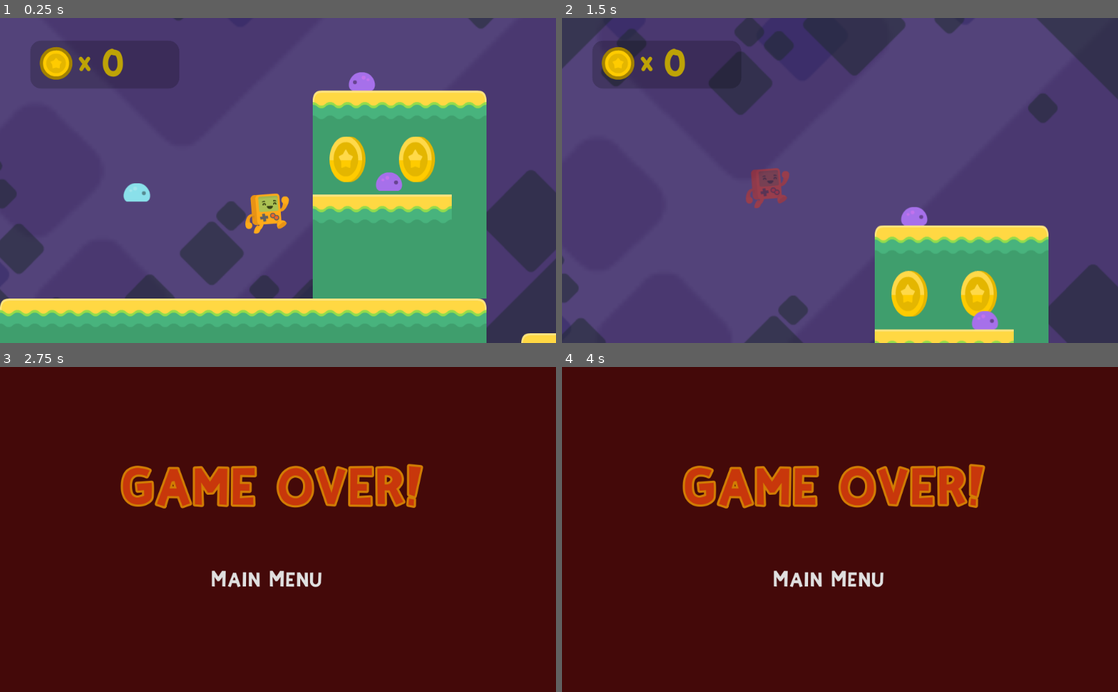
Above: before the commit, frames 1-4 (two rows, left to right).
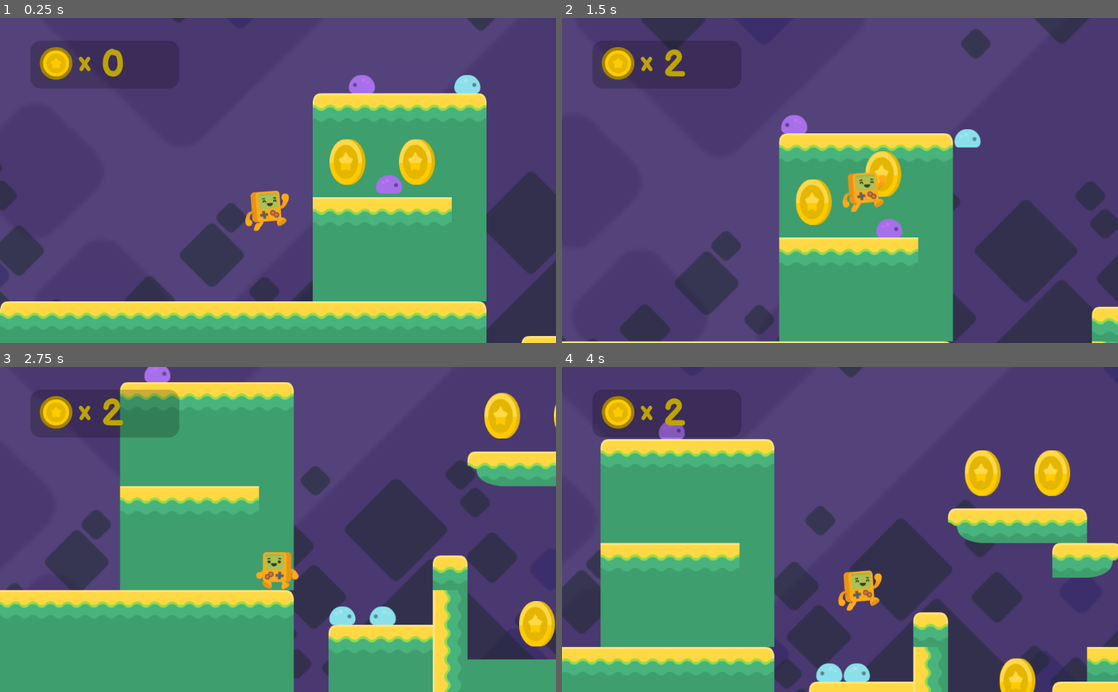
Above: after the commit, the same moments.

Repository: mdjones/borncg-2d-tut
Game: Godot game, scene res://Level1.tscn
Two runs of this game, one before a commit and one after it. Both use one fixed random seed, a clock stepped at 60 frames per second and the inputs below. This scene is started directly instead of the project's main scene.
Inputs:
- Up to frame 1 (0.25 s): no input
- Up to frame 2 (1.5 s): hold Z (run, bound only after the commit) 0.53-1.28 s; hold Right (right) from 0.53 s (still down); tap Space (jump) at 0.77, 0.8, 1.07, 1.35 s
- Up to frame 3 (2.75 s): tap Space (jump) at 1.52, 1.82, 2.3 s; tap Z (run, bound only after the commit) at 1.55 s; release Right (right) at 2.03 s; hold A (left) from 2.03 s (still down); hold Z (run, bound only after the commit) from 2.03 s (still down)
- Up to frame 4 (4 s): release A (left) at 2.78 s; release Z (run, bound only after the commit) at 2.78 s; hold Right (right) from 2.78 s (still down); tap Z (run, bound only after the commit) at 2.85 s; tap Space (jump) at 3.02, 3.32, 3.6, 3.77 s

The runs differ from the first frame. In frame 1, 7.0% of the frame differs, in the area x 0-100%, y 0-100%; in frame 2, 39%; in frame 3, 100%; in frame 4, 100%.

Commit message:
Part 18 (Running & Finite State Machines) https://www.youtube.com/watch?v=HMvnMmwJ0sk

Diff:
--- a/Level1.tscn
+++ b/Level1.tscn
@@ -43,14 +43,14 @@
 collision_layer = 2
 collision_mask = 49
 format = 1
-tile_data = PoolIntArray( 131068, 0, 0, 65570, 5, 0, 65571,  …(64 unchanged characters)… , 0, 0, 131103, 4, 0, 262140, 0, 0, 196618, 0, 0, 196624, 5, 0, 196625, 2, 0, 196626, 2, 0, 19 …(2506 unchanged characters)…
+tile_data = PoolIntArray( 131068, 0, 0, 65570, 5, 0, 65571,  …(64 unchanged characters)… , 0, 0, 131103, 4, 0, 262140, 0, 0, 196624, 5, 0, 196625, 2, 0, 196626, 2, 0, 19 …(2506 unchanged characters)…
 
 [node name="TilesOneWay" type="TileMap" parent="."]
 tile_set = ExtResource( 3 )
 collision_layer = 2
 collision_mask = 49
 format = 1
-tile_data = PoolIntArray( 65542, 1, 0, 65543, 2, 0, 65544, 2 …(339 unchanged characters)… 393224, 0, 0, 393225, 0, 0, 393226, 0, 0 )
+tile_data = PoolIntArray( 65542, 1, 0, 65543, 2, 0, 65544, 2 …(339 unchanged characters)… 393224, 0, 0, 393225, 0, 0, 393226, 0, 0, 458772, 2, 0, 458773, 2, 0 )
 
 [node name="StaticBody2D" type="StaticBody2D" parent="TilesOneWay"]
 collision_layer = 2
@@ -192,12 +192,12 @@
 [node name="enemies" type="Node2D" parent="."]
 
 [node name="enemy1" parent="enemies" instance=ExtResource( 10 )]
-position = Vector2( 47.5834, 211.82 )
+position = Vector2( 871.279, 171.989 )
 direction = 1
 detects_cliffs = false
 
 [node name="enemy4" parent="enemies" instance=ExtResource( 10 )]
-position = Vector2( 47.5834, 211.82 )
+position = Vector2( 656.194, 29.3961 )
 direction = 1
 detects_cliffs = false
 
--- a/Steve.gd
+++ b/Steve.gd
@@ -1,38 +1,70 @@
 extends KinematicBody2D
+
+enum States {AIR = 1, FLOOR, LADDER, WALL}
+var state = States.AIR
 
 var velocity = Vector2(0,0)
 
-const SPEED = 180
-const GRAVITY = 50
-const JUMP_FORCE = -2300
+const SPEED = 210
+const RUNSPEED = 400
+const GRAVITY = 35
+const JUMP_FORCE = -1100
 
 func _physics_process(delta):
-	if Input.is_action_pressed("right"):
-		velocity.x = SPEED
-		$Sprite.play("walk")
-		$Sprite.flip_h = false
-	elif Input.is_action_pressed("left"):
-		velocity.x = -SPEED
-		$Sprite.play("walk")
-		$Sprite.flip_h = true
-	else:
-		$Sprite.play("idle")
+	match state:
+		States.AIR:
+			if is_on_floor():
+				state = States.FLOOR
+				continue
+			$Sprite.play("air")
+			if Input.is_action_pressed("right"):
+				velocity.x = lerp(velocity.x, SPEED, 0.1) if velocity.x < SPEED else lerp(velocity.x, SPEED, 0.03)
+				$Sprite.flip_h = false
+			elif Input.is_action_pressed("left"):
+				velocity.x = lerp(velocity.x, -SPEED, 0.1) if velocity.x < -SPEED else lerp(velocity.x, -SPEED, 0.03)
+				$Sprite.flip_h = true
+			else:
+				velocity.x = lerp(velocity.x, 0, 0.05)
+			move_and_fall()
+		States.FLOOR:
+			if not is_on_floor():
+				state = States.AIR
+				continue
+			if Input.is_action_pressed("right"):
+				if Input.is_action_pressed("run"):
+					velocity.x = lerp(velocity.x,RUNSPEED,0.1)
+					$Sprite.set_speed_scale(1.8)
+				else:
+					velocity.x = lerp(velocity.x,SPEED,0.1)
+					$Sprite.set_speed_scale(1.0)
+				$Sprite.play("walk")
+				$Sprite.flip_h = false
+			elif Input.is_action_pressed("left"):
+				if Input.is_action_pressed("run"):
+					velocity.x = lerp(velocity.x,-RUNSPEED,0.1)
+					$Sprite.set_speed_scale(1.8)
+				else:
+					velocity.x = lerp(velocity.x,-SPEED,0.1)
+					$Sprite.set_speed_scale(1.0)
+				$Sprite.play("walk")
+				$Sprite.flip_h = true
+			else:
+				$Sprite.play("idle")
+				velocity.x = lerp(velocity.x, 0, 0.05)
+			if Input.is_action_just_pressed("jump"):
+				velocity.y = JUMP_FORCE
+				$SoundJump.play()
+				state = States.AIR
+			move_and_fall()
 
-	if not is_on_floor():
-		$Sprite.play("air")
 
-	if Input.is_action_just_pressed("jump"):
-		if is_on_floor():
-			velocity.y = JUMP_FORCE
-			$SoundJump.play()
 
+
+	#velocity.y = lerp(velocity.y, 0, 0.05)
+
+func move_and_fall():
 	velocity.y = velocity.y + GRAVITY
-
 	velocity = move_and_slide(velocity, Vector2.UP)
-
-	velocity.x = lerp(velocity.x, 0, 0.05)
-	velocity.y = lerp(velocity.y, 0, 0.05)
-
 
 func _on_FallZone_body_entered(body):
 	get_tree().change_scene("res://GameOver.tscn")
--- a/project.godot
+++ b/project.godot
@@ -18,25 +18,30 @@
 
 right={
 "deadzone": 0.5,
-"events": [ Object(InputEventKey,"resource_local_to_scene":false,"resource_name":"","device":0,"alt":false,"shift":false,"control":false,"meta":false,"command":false,"pressed":false,"scancode":16777233,"unicode":0,"echo":false,"script":null)
-, Object(InputEventKey,"resource_local_to_scene":false,"resource_name":"","device":0,"alt":false,"shift":false,"control":false,"meta":false,"command":false,"pressed":false,"scancode":68,"unicode":0,"echo":false,"script":null)
+"events": [ Object(InputEventKey,"resource_local_to_scene":false,"resource_name":"","device":0,"alt":false,"shift":false,"control":false,"meta":false,"command":false,"pressed":false,"scancode":16777233,"physical_scancode":0,"unicode":0,"echo":false,"script":null)
+, Object(InputEventKey,"resource_local_to_scene":false,"resource_name":"","device":0,"alt":false,"shift":false,"control":false,"meta":false,"command":false,"pressed":false,"scancode":68,"physical_scancode":0,"unicode":0,"echo":false,"script":null)
  ]
 }
 left={
 "deadzone": 0.5,
-"events": [ Object(InputEventKey,"resource_local_to_scene":false,"resource_name":"","device":0,"alt":false,"shift":false,"control":false,"meta":false,"command":false,"pressed":false,"scancode":65,"unicode":0,"echo":false,"script":null)
-, Object(InputEventKey,"resource_local_to_scene":false,"resource_name":"","device":0,"alt":false,"shift":false,"control":false,"meta":false,"command":false,"pressed":false,"scancode":16777231,"unicode":0,"echo":false,"script":null)
+"events": [ Object(InputEventKey,"resource_local_to_scene":false,"resource_name":"","device":0,"alt":false,"shift":false,"control":false,"meta":false,"command":false,"pressed":false,"scancode":65,"physical_scancode":0,"unicode":0,"echo":false,"script":null)
+, Object(InputEventKey,"resource_local_to_scene":false,"resource_name":"","device":0,"alt":false,"shift":false,"control":false,"meta":false,"command":false,"pressed":false,"scancode":16777231,"physical_scancode":0,"unicode":0,"echo":false,"script":null)
  ]
 }
 jump={
 "deadzone": 0.5,
-"events": [ Object(InputEventKey,"resource_local_to_scene":false,"resource_name":"","device":0,"alt":false,"shift":false,"control":false,"meta":false,"command":false,"pressed":false,"scancode":32,"unicode":0,"echo":false,"script":null)
+"events": [ Object(InputEventKey,"resource_local_to_scene":false,"resource_name":"","device":0,"alt":false,"shift":false,"control":false,"meta":false,"command":false,"pressed":false,"scancode":32,"physical_scancode":0,"unicode":0,"echo":false,"script":null)
  ]
 }
 down={
 "deadzone": 0.5,
-"events": [ Object(InputEventKey,"resource_local_to_scene":false,"resource_name":"","device":0,"alt":false,"shift":false,"control":false,"meta":false,"command":false,"pressed":false,"scancode":83,"unicode":0,"echo":false,"script":null)
-, Object(InputEventKey,"resource_local_to_scene":false,"resource_name":"","device":0,"alt":false,"shift":false,"control":false,"meta":false,"command":false,"pressed":false,"scancode":16777234,"unicode":0,"echo":false,"script":null)
+"events": [ Object(InputEventKey,"resource_local_to_scene":false,"resource_name":"","device":0,"alt":false,"shift":false,"control":false,"meta":false,"command":false,"pressed":false,"scancode":83,"physical_scancode":0,"unicode":0,"echo":false,"script":null)
+, Object(InputEventKey,"resource_local_to_scene":false,"resource_name":"","device":0,"alt":false,"shift":false,"control":false,"meta":false,"command":false,"pressed":false,"scancode":16777234,"physical_scancode":0,"unicode":0,"echo":false,"script":null)
+ ]
+}
+run={
+"deadzone": 0.5,
+"events": [ Object(InputEventKey,"resource_local_to_scene":false,"resource_name":"","device":0,"alt":false,"shift":false,"control":false,"meta":false,"command":false,"pressed":false,"scancode":90,"physical_scancode":0,"unicode":0,"echo":false,"script":null)
  ]
 }
 
Not shown: 2 places in Level1.tscn that only renumber resources
Not shown: 5 places in TitleMenu.tscn that only renumber resources
